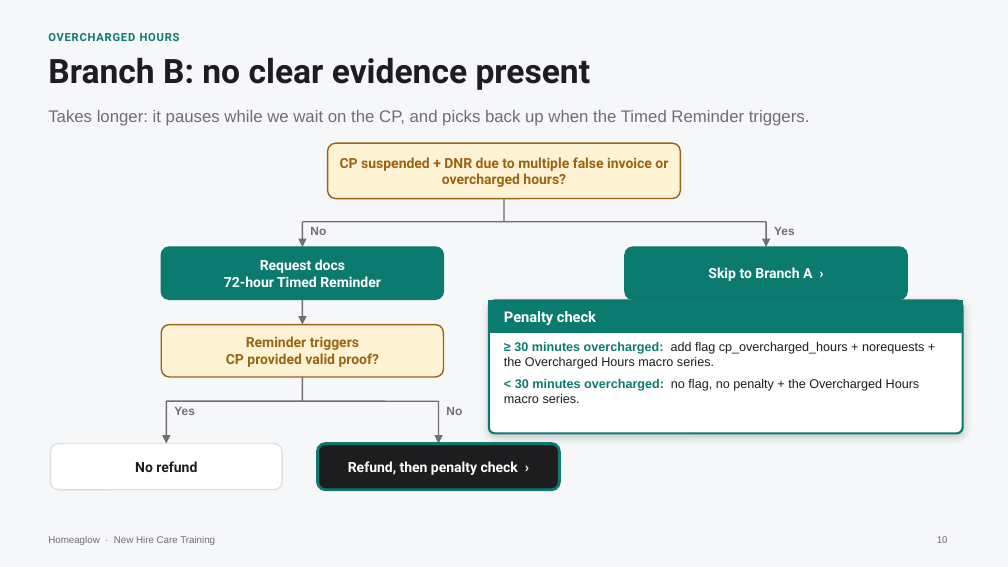
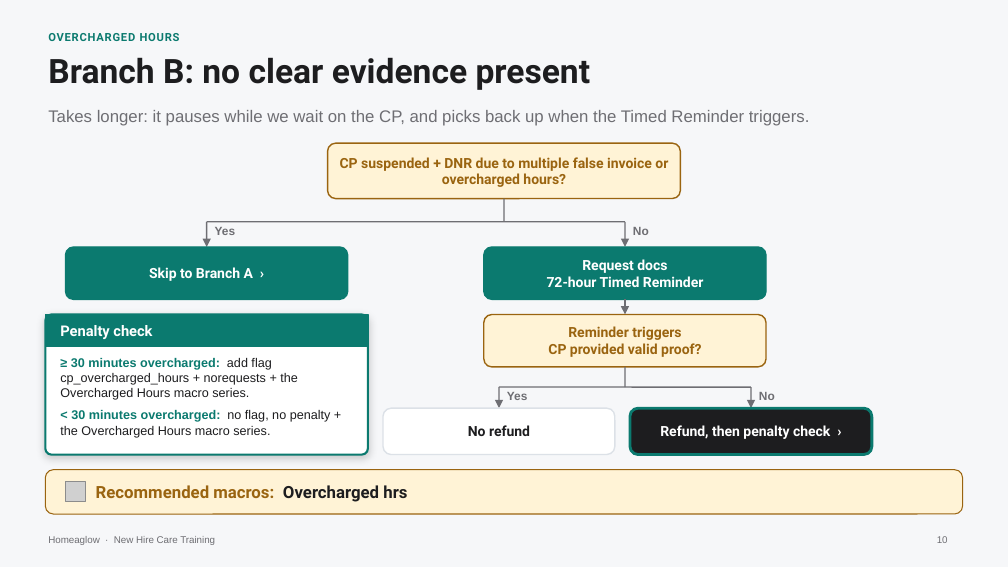
Before and after one commit to anjulimichelle/training, a slide deck: slide 10 of billing-disputes/billing-disputes-cash-payments.pptx. Drawn at 1008x567 pixels with LibreOffice and Linux fonts; fonts in the diff are those of the drawing; grey boxes stand for pictures. Boxes give left, top, right and bottom in pixels: in the first picture for what was removed or moved away, otherwise in the second. Text is boxed around its words. In the diff, an @@ line names an element or a change of style, - is before the commit and + after.

```diff
--- a/billing-disputes/billing-disputes-cash-payments.pptx
+++ b/billing-disputes/billing-disputes-cash-payments.pptx
@@ arrow moved from (302, 222) - (302, 247) to (207, 222) - (207, 247) @@
@@ line moved from (302, 222) - (766, 222) to (207, 222) - (625, 222) @@
@@ text "Yes": place and size @@
-text "Yes" at (774, 227, 795, 235)
+text "Yes" at (215, 227, 236, 235)
@@ arrow moved from (766, 222) - (766, 247) to (625, 222) - (625, 247) @@
@@ rounded rectangle "Skip to Branch A ›": place and size @@
-rounded rectangle "Skip to Branch A ›" at (625, 247, 907, 299)
+rounded rectangle "Skip to Branch A ›" at (66, 247, 348, 299)
@@ 2 texts, 1 rounded rectangle: place and size @@
-2 texts, 1 rounded rectangle at (161, 227, 444, 299)
+2 texts, 1 rounded rectangle at (484, 227, 766, 299)
@@ arrow moved from (302, 299) - (302, 325) to (625, 299) - (625, 314) @@
@@ rounded rectangle: place and size @@
-rounded rectangle at (489, 300, 963, 433)
+rounded rectangle at (45, 314, 368, 455)
@@ rounded rectangle at (45, 314, 368, 455): proportions changed @@
@@ rounded rectangle at (45, 314, 368, 455): proportions changed @@
@@ rounded rectangle: place and size @@
-rounded rectangle at (489, 300, 963, 433)
+rounded rectangle at (45, 314, 368, 455)
@@ rectangle: place and size @@
-rectangle at (489, 300, 963, 333)
+rectangle at (45, 314, 368, 347)
@@ text "Penalty check": place and size @@
-text "Penalty check" at (504, 311, 596, 325)
+text "Penalty check" at (60, 325, 152, 339)
@@ text "Reminder triggers": place and size @@
-text "Reminder triggers" at (226, 336, 379, 367)
+text "Reminder triggers" at (548, 326, 701, 357)
@@ rounded rectangle: place and size @@
-rounded rectangle at (161, 325, 444, 377)
+rounded rectangle at (484, 314, 766, 367)
@@ text "≥ 30 minutes overcharged: add ..." rewrapped from (504, 342, 924, 403) to (60, 358, 331, 438) @@
@@ line moved from (166, 401) - (438, 401) to (499, 387) - (751, 387) @@
@@ arrow moved from (166, 401) - (166, 444) to (499, 387) - (499, 408) @@
@@ text "Yes": place and size @@
-text "Yes" at (174, 407, 195, 415)
+text "Yes" at (507, 392, 528, 400)
@@ line moved from (302, 377) - (302, 401) to (625, 367) - (625, 387) @@
@@ arrow moved from (438, 401) - (438, 444) to (751, 387) - (751, 408) @@
@@ text "No": place and size @@
-text "No" at (446, 407, 462, 415)
+text "No" at (759, 392, 775, 400)
@@ text "No refund": place and size @@
-text "No refund" at (135, 461, 197, 472)
+text "No refund" at (468, 425, 530, 436)
@@ rounded rectangle: place and size @@
-rounded rectangle at (50, 444, 282, 490)
+rounded rectangle at (383, 408, 615, 455)
@@ text "Refund, then penalty check ›": place and size @@
-text "Refund, then penalty check ›" at (348, 461, 518, 475)
+text "Refund, then penalty check ›" at (660, 425, 830, 439)
@@ rounded rectangle: place and size @@
-rounded rectangle at (318, 444, 559, 490)
+rounded rectangle at (630, 408, 872, 455)
@@ rounded rectangle added at (45, 470, 963, 514), fill #FFF3D6, outline #9A6410 0.75 pt @@
@@ picture added at (66, 482, 86, 502) @@
@@ text added at (96, 485, 407, 502), 12 pt, text #9A6410, bold @@
+Recommended macros: Overcharged hrs
```
Also in this commit, not shown: 1 other file.
